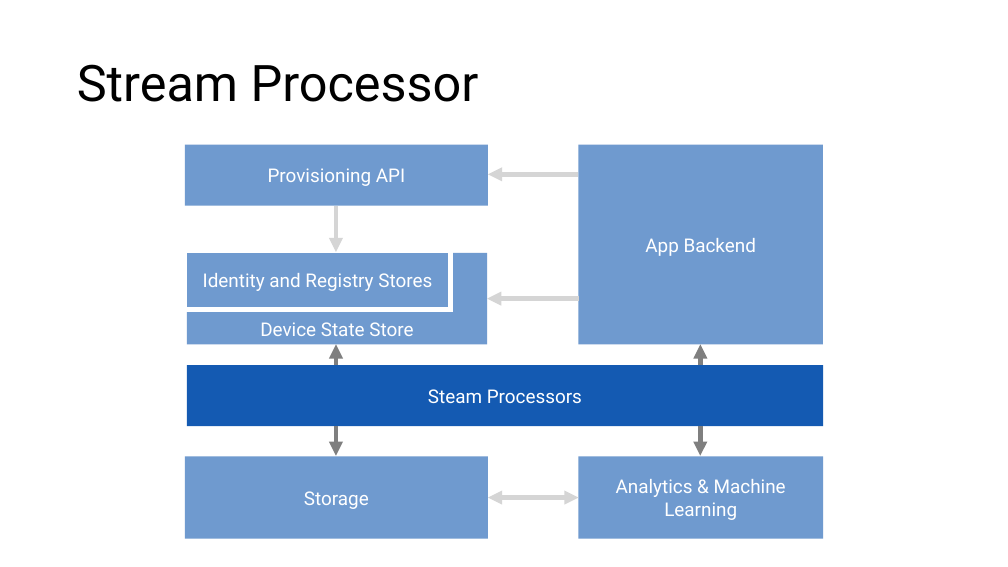
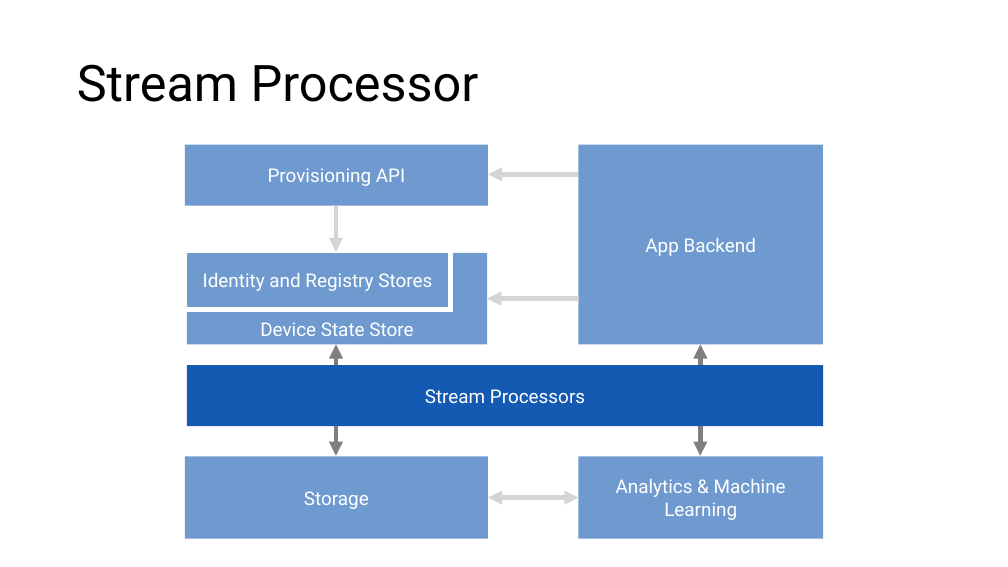
Before and after one commit to microsoft/AcademicContent, a slide deck: slide 14 of Complimentary Course Content/Module6/Lessons/Module6_Lesson3 Connecting IoT device to Azure.pptx. Drawn at 1008x567 pixels with LibreOffice and Linux fonts; fonts in the diff are those of the drawing. Boxes give left, top, right and bottom in pixels: in the first picture for what was removed or moved away, otherwise in the second. Text is boxed around its words. In the diff, an @@ line names an element or a change of style, - is before the commit and + after.

Commit message:
Just updating things

```diff
--- a/Complimentary Course Content/Module6/Lessons/Module6_Lesson3 Connecting IoT device to Azure.pptx
+++ b/Complimentary Course Content/Module6/Lessons/Module6_Lesson3 Connecting IoT device to Azure.pptx
@@ text in rectangle at bbox=[425, 389, 585, 403]: text changed @@
-Steam Processors
+Stream Processors
```
